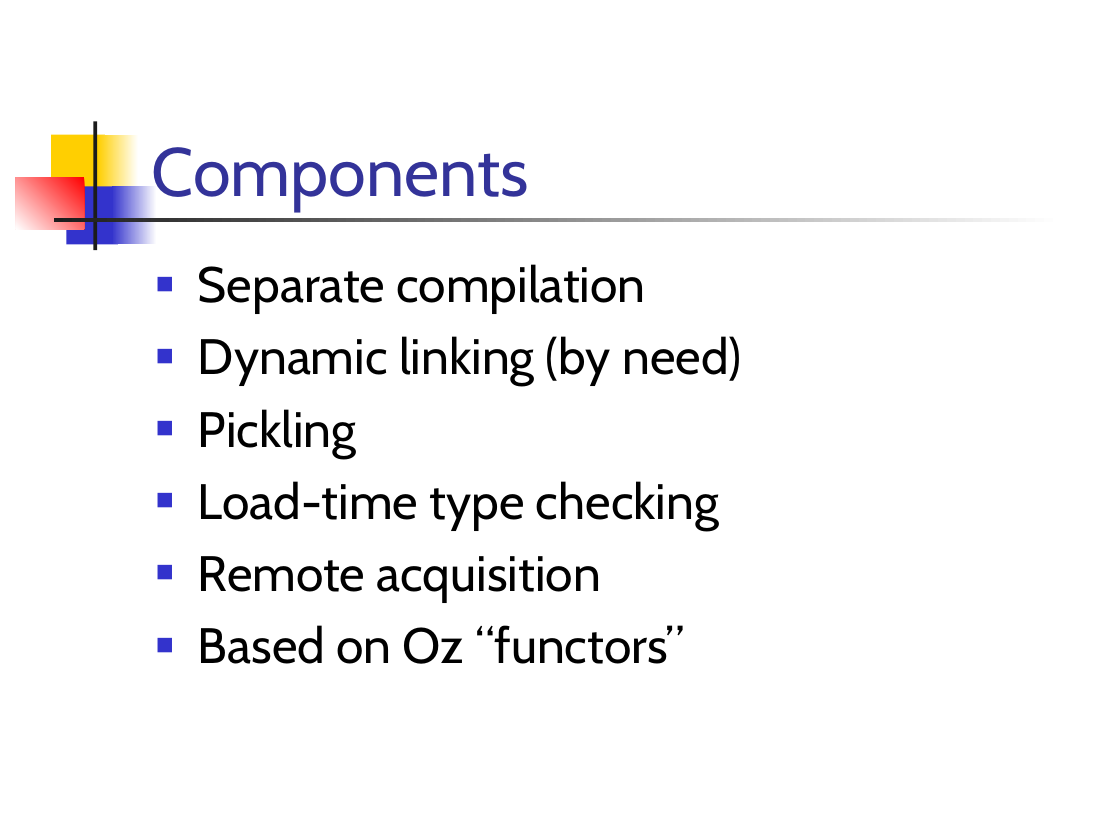
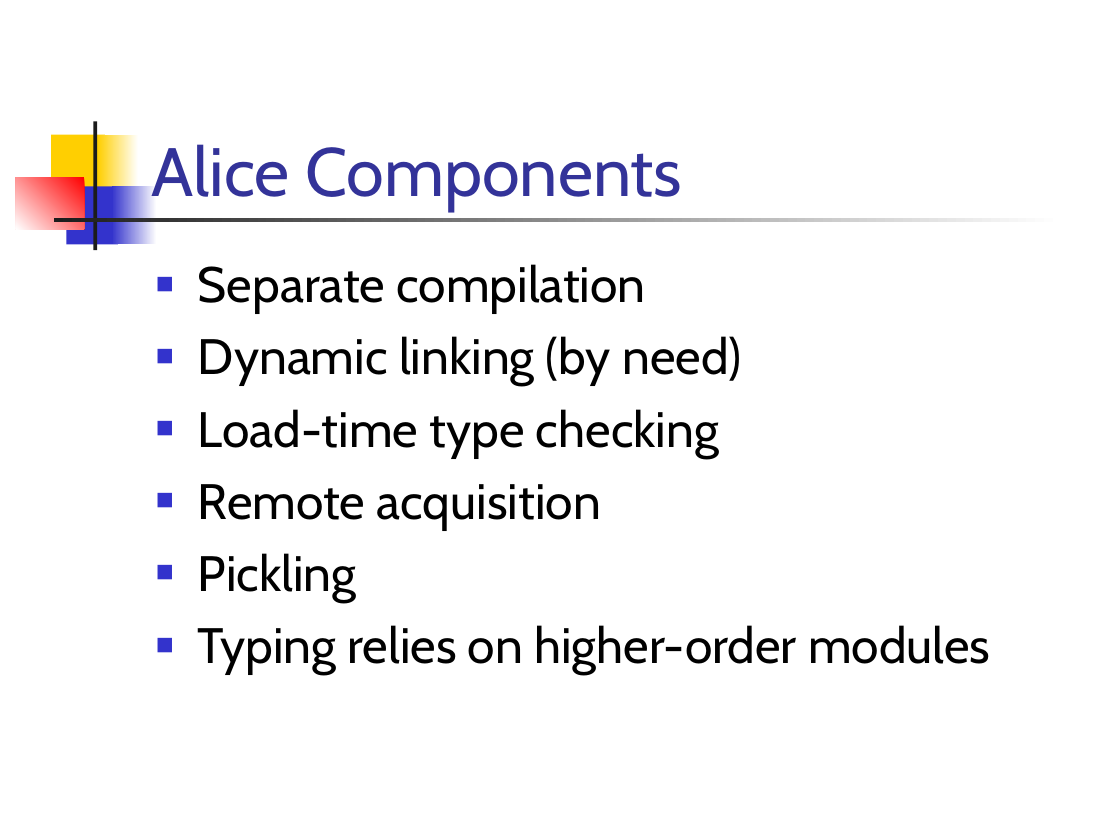
Before and after one commit to doublec/aliceml-abandoned, a slide deck: slide 4 of doc/presentations/TypesInAlice.ppt (slide 17 before the commit). Drawn at 1120x840 pixels with LibreOffice and Linux fonts; fonts in the diff are those of the drawing. Boxes give left, top, right and bottom in pixels: in the first picture for what was removed or moved away, otherwise in the second. Text is boxed around its words. In the diff, an @@ line names an element or a change of style, - is before the commit and + after.

```diff
--- a/doc/presentations/TypesInAlice.ppt
+++ b/doc/presentations/TypesInAlice.ppt
@@ title at (152,144,682,211): text changed @@
-Components
+Alice Components
@@ text at (198,409,357,457): paragraph removed @@
-■ Pickling
@@ text at (198,553,990,674): text changed @@
-■ Based on Oz “functors”
+■ Pickling
+■ Typing relies on higher-order modules
```
Also in this commit, not shown: 11 other slides changed.
